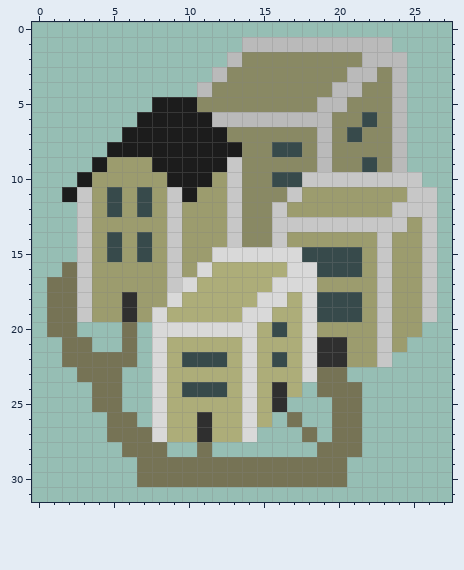
Pixel-art sprite -- dist/client/assets/improvements/settlement.png. Above is the file before it was changed.
The file is 28x32 pixels.
Now the later version:
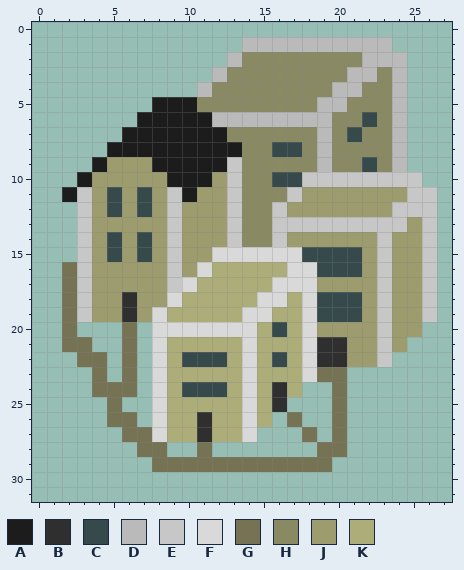
Palette (. is transparent): A #1c1c1c  B #2f2f2f  C #374a4b  D #bababa  E #c7c7c7  F #d9d9d9  G #767355  H #898964  J #9c9c6e  K #adad79
What changed:
The author put colour G in rows 23 to 24 at x 6.
Colour G is removed in rows 17 to 20 at x 1; in row 22 at x 2 and 5; in row 23 at x 3 and 5; in row 24 at x 19 and 21; in row 25 at x 4 and 21; in row 26 at x 21.
Colour G is removed in row 27 at x 5 and 21; in row 28 at x 6 and 21; in row 29 at x 7 and 20; in row 30 at x 7 to 20.
